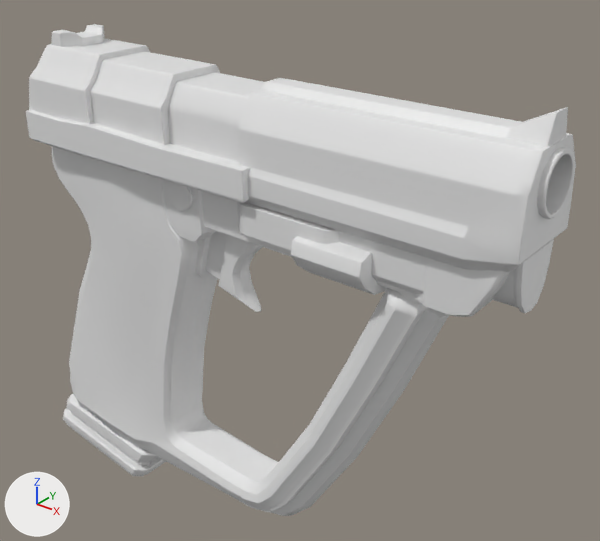
The Blender file Workfiles/Weapon_models/Hunker_pistol/HukerSingle/HK_USP.blend: old version first, new version second.
One viewpoint serves both versions: a camera (50 mm lens) standing at (19.3, -15.8, 10.7) and looking at (5.4, 1.6, 0.0). Lighting does not change. The marker at lower left points along +X, +Y and +Z. The first picture is the older version.

The first picture shows 'Body_Mesh', 'Mag_Mesh' and 1 more.
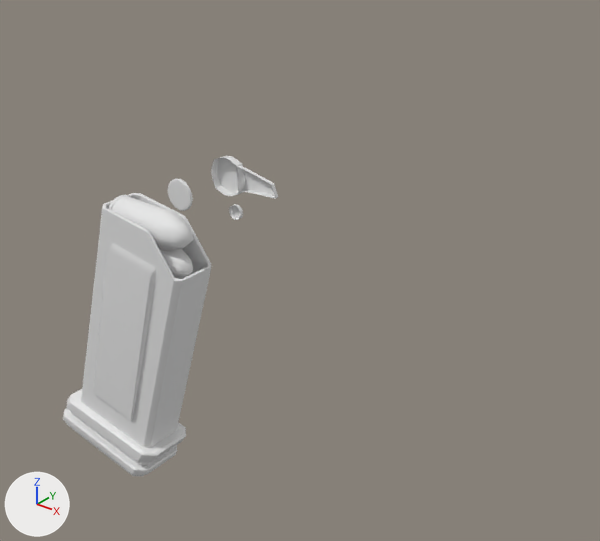
The change, as a diff of the scene's bpy script:
```diff
--- a/Workfiles/Weapon_models/Hunker_pistol/HukerSingle/HK_USP.blend.py
+++ b/Workfiles/Weapon_models/Hunker_pistol/HukerSingle/HK_USP.blend.py
@@ ob_body_mesh @@
 _m = ob_body_mesh.modifiers.new('Triangulate', 'TRIANGULATE')
 _m.keep_custom_normals = True
+ob_body_mesh.hide_set(True)
```

Location of each change, (x1, y1, x2, y2) in pixels of the pictures (600 x 541 px):
'Body_Mesh', hidden: before (26, 24, 576, 516)
'Mag_Mesh', unchanged, uncovered by the edit: before (63, 394, 166, 476); after (63, 193, 211, 476)
'Floaters', unchanged, uncovered by the edit: before (168, 182, 193, 211); after (168, 156, 278, 220)
